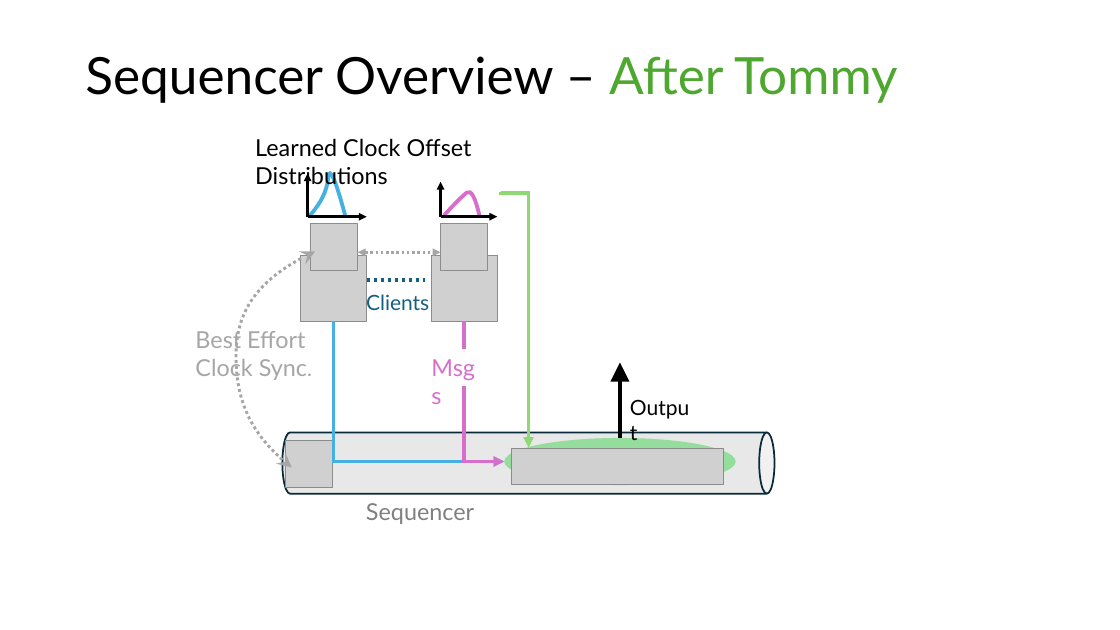
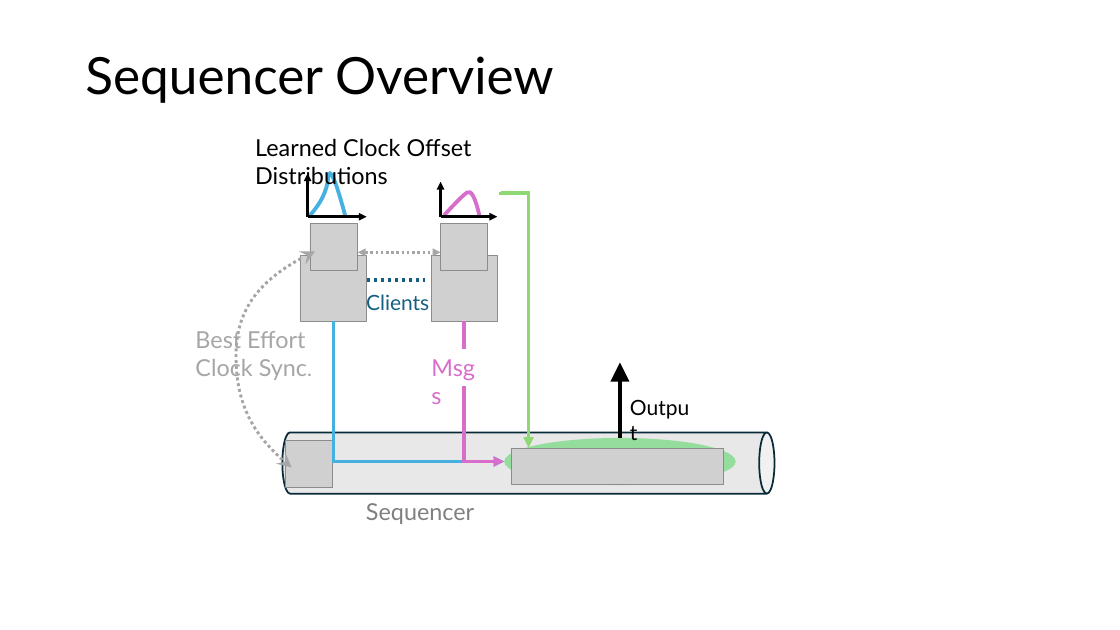
Before and after one commit to HaseebLUMS/Onyx-Presentation, a slide deck: slide 19 of tommy_hotnets_v2.pptx. Drawn at 1120x630 pixels with LibreOffice and Linux fonts; fonts in the diff are those of the drawing; grey boxes stand for pictures. Boxes give left, top, right and bottom in pixels: in the first picture for what was removed or moved away, otherwise in the second. Text is boxed around its words. In the diff, an @@ line names an element or a change of style, - is before the commit and + after.

```diff
--- a/tommy_hotnets_v2.pptx
+++ b/tommy_hotnets_v2.pptx
@@ title at bbox=[85, 56, 554, 103]: text changed @@
-Sequencer Overview – After Tommy
+Sequencer Overview
```
Also in this commit, not shown: 3 other slides changed, 3 slides added, 12 slides removed.
